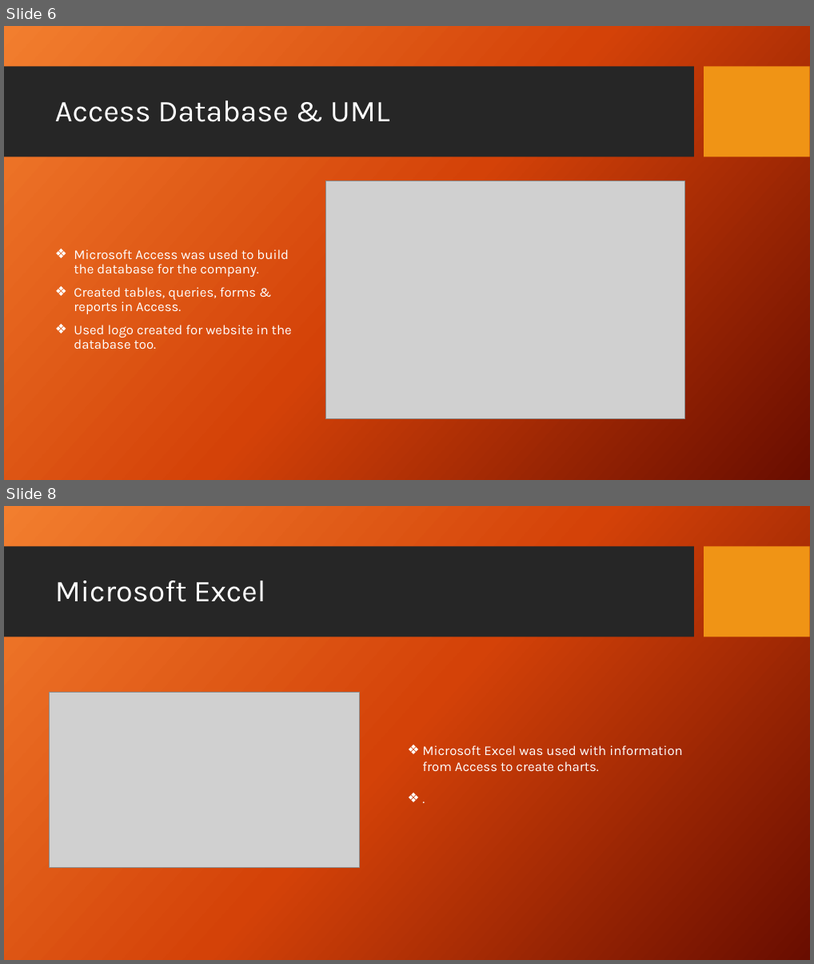
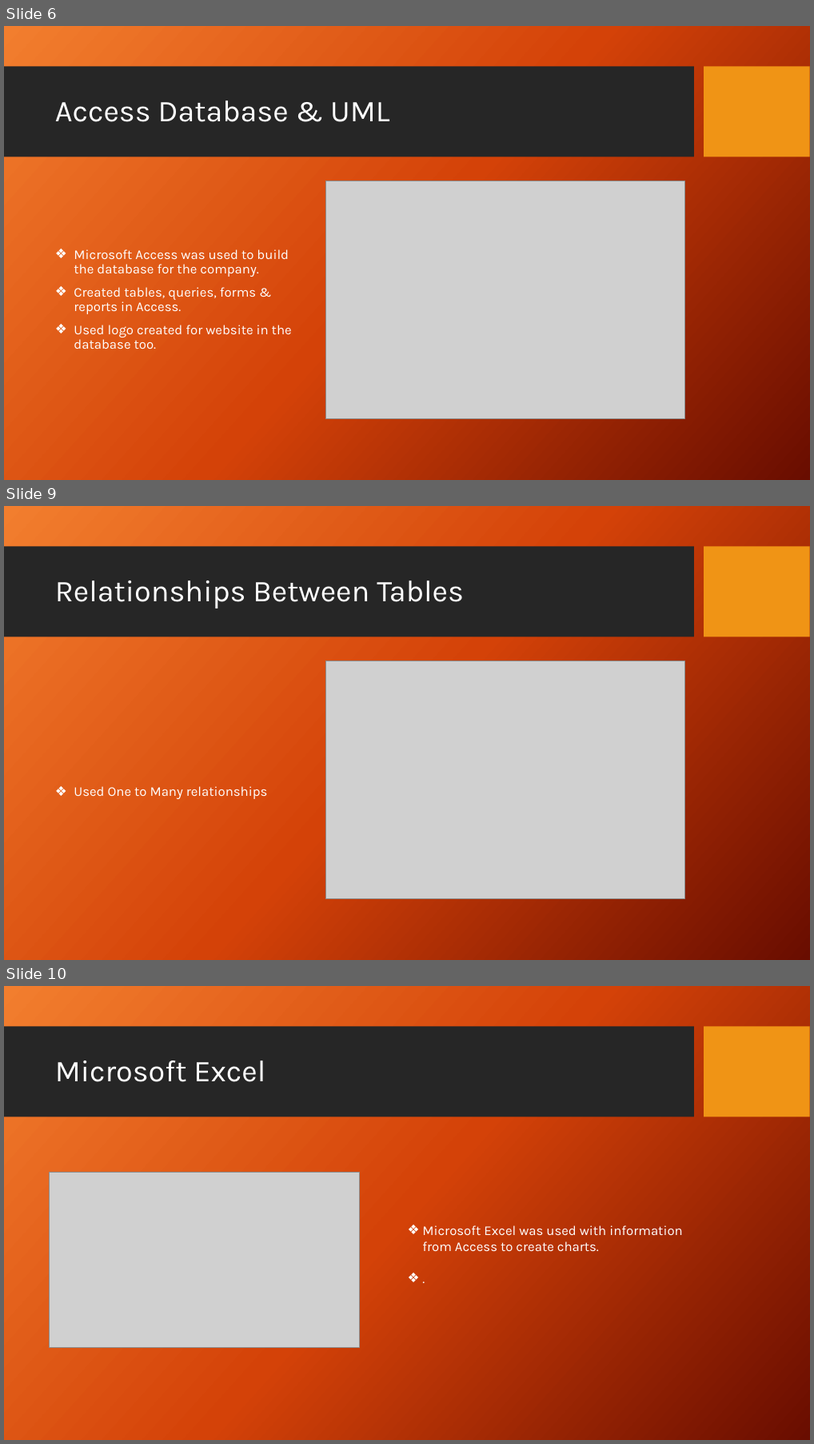
Before and after one commit to GrahamFarrell1984/SAB_Project, a slide deck: Presentation/SAB_Group_Presentation.pptx. Shown one above the other, each under a label of ours: slides 6 and 8 before the commit, slides 6, 9 and 10 after it; the slides between them are not shown. The pictures are 814x964 and 814x1444 pixels, drawn with LibreOffice and Linux fonts; fonts in the diff are those of the drawing; grey boxes stand for pictures; background and template pictures are left out. Boxes give left, top, right and bottom in pixels: in the first picture for what was removed or moved away, otherwise in the second. Text is boxed around its words. In the diff, an @@ line names an element or a change of style, - is before the commit and + after.

```diff
--- a/Presentation/SAB_Group_Presentation.pptx
+++ b/Presentation/SAB_Group_Presentation.pptx
@@ slide 9 added at bbox=[4, 506, 810, 960], background picture (left out); not listed: 2 template elements that a slide beside it also shows @@
@@ title added at bbox=[55, 580, 464, 608], 36 pt, text #FFFFFF @@
+Relationships Between Tables
@@ picture added at bbox=[326, 661, 685, 900] @@
@@ text added at bbox=[74, 786, 268, 799], 16 pt, text #FFFFFF @@
+❖ Used One to Many relationships
@@ what was slide 8 is now slide 10 @@
```
Also in this commit, not shown: 1 slide changed, 1 other slide added, 11 other files.
